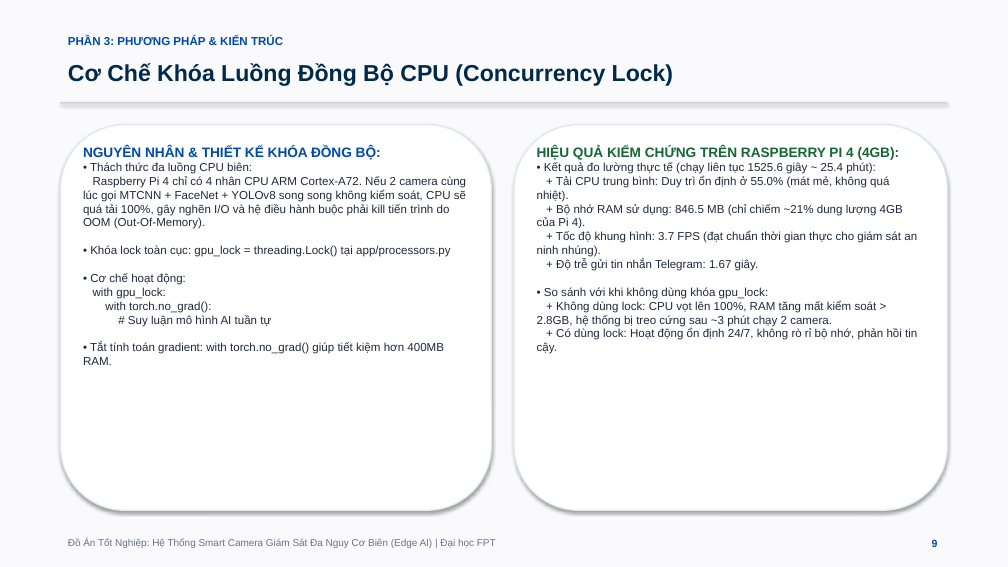
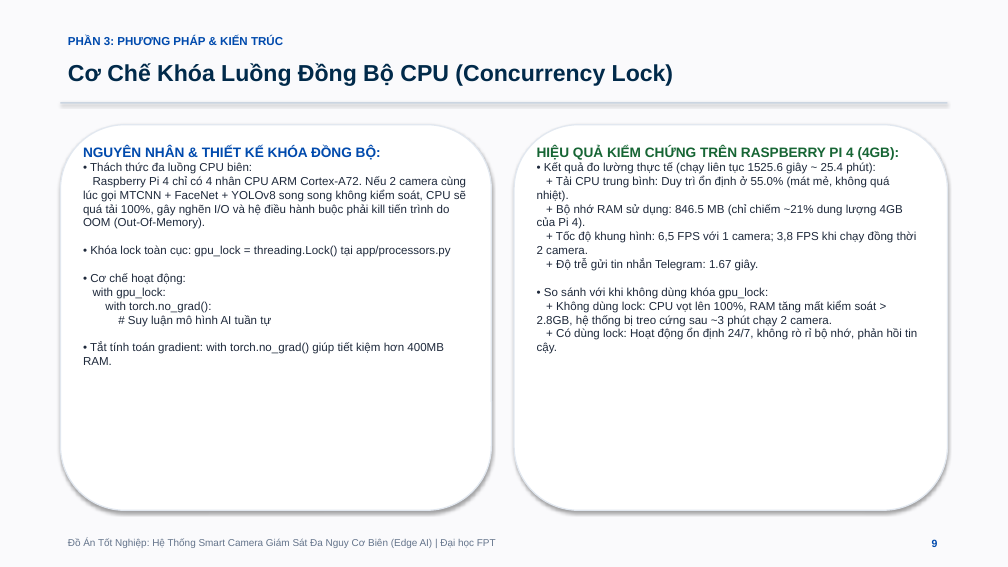
Before and after one commit to toannv72/IOT-BASED-SMART-CAMERA-SYSTEM-WITH-FACE-RECOGNITION-AND-ANOMALY-DETECTION, a slide deck: slide 9 of thuyet_trinh_do_an.pptx. Drawn at 1008x567 pixels with LibreOffice and Linux fonts; fonts in the diff are those of the drawing. Boxes give left, top, right and bottom in pixels: in the first picture for what was removed or moved away, otherwise in the second. Text is boxed around its words. In the diff, an @@ line names an element or a change of style, - is before the commit and + after.

Commit message:
feat: add live camera monitoring interface and update metrics data

```diff
--- a/thuyet_trinh_do_an.pptx
+++ b/thuyet_trinh_do_an.pptx
@@ text at (537, 162, 917, 354): text changed @@
-• Kết quả đo lường thực tế (chạy liên tục 1525.6 giây ~ 25.4 phút):
-+ Tải CPU trung bình: Duy trì ổn định ở 55.0% (mát mẻ, không quá nhiệt).
-+ Bộ nhớ RAM sử dụng: 846.5 MB (chỉ chiếm ~21% dung lượng 4GB của Pi 4).
-+ Tốc độ khung hình: 3.7 FPS (đạt chuẩn thời gian thực cho giám sát an ninh nhúng).
-+ Độ trễ gửi tin nhắn Telegram: 1.67 giây.
-• So sánh với khi không dùng khóa gpu_lock:
-+ Không dùng lock: CPU vọt lên 100%, RAM tăng mất kiểm soát > 2.8GB, hệ thống bị treo cứng sau ~3 phút chạy 2 camera.
-+ Có dùng lock: Hoạt động ổn định 24/7, không rò rỉ bộ nhớ, phản hồi tin cậy.
+• Kết quả đo lường thực tế (chạy liên tục 1525.6 giây ~ 25.4 phút):
++ Tải CPU trung bình: Duy trì ổn định ở 55.0% (mát mẻ, không quá nhiệt).
++ Bộ nhớ RAM sử dụng: 846.5 MB (chỉ chiếm ~21% dung lượng 4GB của Pi 4).
++ Tốc độ khung hình: 6,5 FPS với 1 camera; 3,8 FPS khi chạy đồng thời 2 camera.
++ Độ trễ gửi tin nhắn Telegram: 1.67 giây.
+• So sánh với khi không dùng khóa gpu_lock:
++ Không dùng lock: CPU vọt lên 100%, RAM tăng mất kiểm soát > 2.8GB, hệ thống bị treo cứng sau ~3 phút chạy 2 camera.
++ Có dùng lock: Hoạt động ổn định 24/7, không rò rỉ bộ nhớ, phản hồi tin cậy.
```
Also in this commit, not shown: 2 other slides changed, 6 other files.
